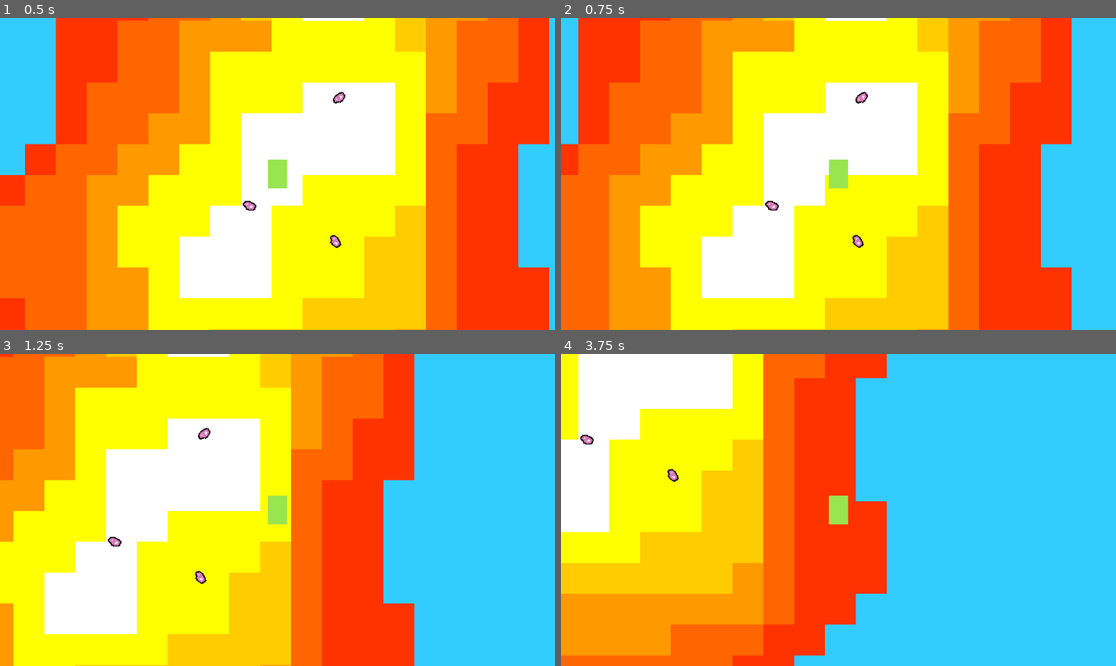
Above: before the commit, frames 1-4 (two rows, left to right).
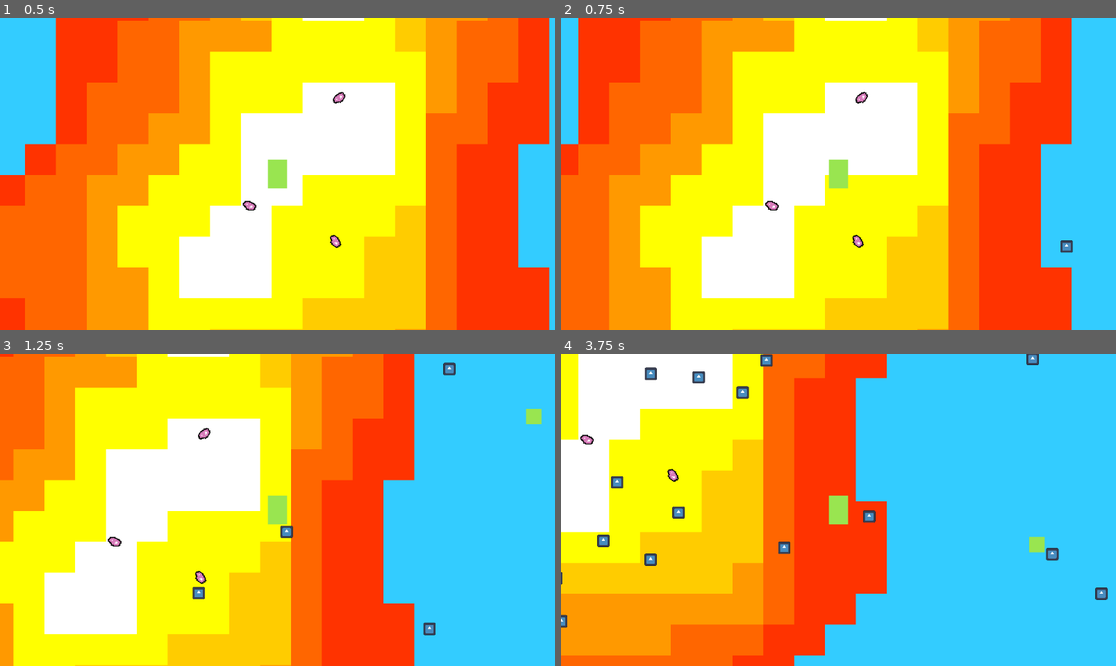
Above: after the commit, the same moments.

Repository: szeplakig/LD54
Game: Godot game, scene res://root.tscn
Same seed, same stepped clock (60 frames per second), same inputs: the game is played once before the commit and once after it. The engine's default icon, where the game draws it, is replaced by a stand-in: a white triangle on a blue panel in a dark square.
Inputs:
- Up to frame 1 (0.5 s): no input
- Up to frame 2 (0.75 s): tap Enter at 0.5 s; hold Right (ui_right) from 0.53 s (still down); hold Q (drop) from 0.53 s (still down)
- Up to frame 3 (1.25 s): keep holding Right (ui_right); keep holding Q (drop); tap E (interact) at 0.8 s
- Up to frame 4 (3.75 s): release Right (ui_right) at 1.28 s; release Q (drop) at 1.28 s; hold Down (ui_down) 1.28-2.03 s; tap E (interact) at 1.35, 2.3, 2.85 s; tap Q (drop) at 1.55, 3.05 s; hold Right (ui_right) 2.03-2.78 s; hold Q (drop) 2.03-2.78 s; hold Up (ui_up) 2.78-3.53 s; hold Left (ui_left) from 3.53 s (still down); hold Q (drop) from 3.53 s (still down)

Frame 1 is identical in both runs. In frame 2, less than 0.1% of the frame differs, in the area x 54-93%, y 23-76%; in frame 3, 0.5%; in frame 4, 1.4%, in the area x 0-99%, y 0-88%.

Commit message:
add pirate ship logic

Diff:
--- a/character/pirate/pirate_ship.tscn
+++ /dev/null
@@ -1,5 +0,0 @@
-[gd_scene format=3 uid="uid://dl7wf28hen4nq"]
-
-[node name="PirateShip" type="Node2D"]
-
-[node name="Sprite2D" type="Sprite2D" parent="."]
--- /dev/null
+++ b/character/pirate_ship/pirate_ship.gd
@@ -0,0 +1,54 @@
+extends Node2D
+
+enum TargettingStrategy {
+	direct_shot,
+	predictive_shot
+}
+
+enum ShootStrategy {
+	single,
+	spread,
+	around
+}
+
+@export var selected_targetting_strategy: TargettingStrategy = TargettingStrategy.direct_shot
+@export var selected_shoot_strategy: ShootStrategy = ShootStrategy.single
+@export var shooting_interval: float = 4
+@export var projectile_speed: float = 300
+@export var projectile_damage: float = 1
+
+
+@onready var projectile_scene: PackedScene = preload("res://object/projectile/projectile.tscn")
+@onready var target: CharacterBody2D = get_node("/root/root/Player")
+
+
+var last_shoot_time: float = randf_range(0, shooting_interval)
+
+func _process(delta):
+	last_shoot_time += delta
+	if last_shoot_time >= shooting_interval:
+		shoot()
+		last_shoot_time = 0
+
+func shoot():
+	var shoot_direction = Vector2.ZERO
+	shoot_direction = (target.global_position - global_position).normalized()
+
+	match selected_shoot_strategy:
+		ShootStrategy.single:
+			spawn_projectile(shoot_direction)
+		ShootStrategy.spread:
+			# Shooting 3 projectiles as an example
+			spawn_projectile(shoot_direction.rotated(deg_to_rad(-15)))
+			spawn_projectile(shoot_direction)
+			spawn_projectile(shoot_direction.rotated(deg_to_rad(15)))
+		ShootStrategy.around:
+			# Shooting projectiles in 360-degree spread
+			for i in range(8):  # Spawning 8 projectiles evenly spaced around the ship
+				spawn_projectile(shoot_direction.rotated(i * PI / 4 + last_shoot_time))
+
+func spawn_projectile(direction: Vector2):
+	var projectile: RigidBody2D = projectile_scene.instantiate()
+	get_parent().add_child(projectile)
+	projectile.global_position = global_position
+	projectile.linear_velocity = direction * projectile_speed
--- /dev/null
+++ b/character/pirate_ship/pirate_ship.tscn
@@ -0,0 +1,10 @@
+[gd_scene load_steps=3 format=3 uid="uid://dl7wf28hen4nq"]
+
+[ext_resource type="Texture2D" uid="uid://my0ywr5qepjc" path="res://graphics-test/player.png" id="1_nsoap"]
+[ext_resource type="Script" path="res://character/pirate_ship/pirate_ship.gd" id="1_oh40l"]
+
+[node name="PirateShip" type="Node2D"]
+script = ExtResource("1_oh40l")
+
+[node name="Sprite2D" type="Sprite2D" parent="."]
+texture = ExtResource("1_nsoap")
--- a/character/player/character_controller.gd
+++ b/character/player/character_controller.gd
@@ -10,10 +10,8 @@
 
 func _input(event: InputEvent):
 	if event.is_action_pressed("interact"):
-		print("Interact pressed")
-		interact()
+		interact(get_overlapping_item())
 	elif event.is_action_pressed("drop"):
-		print("Drop pressed")
 		drop()
 
 func _physics_process(delta):
@@ -31,8 +29,7 @@
 	motion = motion.normalized() * SPEED
 	move_and_collide(motion * delta)
 
-func interact():
-	var item = get_overlapping_item()
+func interact(item):
 	if item != null:
 		if currentItem == null:
 			pickup(item)
@@ -63,10 +60,18 @@
 			currentItem.global_position = itemGlobalPosition
 		currentItem = null
 
+func damage(amount):
+	print("damaged: ", amount)
 
 func _on_area_2d_area_entered(area):
-	if area is Node2D and area.get_parent().has_node("Interactable") and area != currentItem and (currentItem == null or area != currentItem.area):
-		overlapping_items.append(area.get_parent())
+	if not (area is Node2D):
+		return
+
+	if area.get_parent().has_node("Interactable"):
+		if area != currentItem and (currentItem == null or area != currentItem.area):
+			overlapping_items.append(area.get_parent())
+	elif area.get_parent().has_node("Projectile"):
+		pass
 
 
 func _on_area_2d_area_exited(area):
--- /dev/null
+++ b/object/projectile/projectile.gd
@@ -0,0 +1,8 @@
+extends RigidBody2D
+
+@export var stopped_speed: float = 3.0
+
+
+func _physics_process(delta):
+	if linear_velocity.length() < stopped_speed:
+		queue_free()
--- a/object/projectile/projectile.tscn
+++ b/object/projectile/projectile.tscn
@@ -1,8 +1,25 @@
-[gd_scene load_steps=2 format=3 uid="uid://c7dx0kfycuher"]
+[gd_scene load_steps=5 format=3 uid="uid://c7dx0kfycuher"]
+
+[ext_resource type="Script" path="res://object/projectile/projectile.gd" id="1_e1sxy"]
+[ext_resource type="Texture2D" uid="uid://cqsqhvlfmu0c1" path="res://icon.svg" id="1_om1jb"]
 
 [sub_resource type="CircleShape2D" id="CircleShape2D_dgq2m"]
 
-[node name="Projectile" type="RigidBody2D"]
+[sub_resource type="CircleShape2D" id="CircleShape2D_1o6d2"]
+
+[node name="CannonBall" type="RigidBody2D"]
+gravity_scale = 2.66454e-15
+script = ExtResource("1_e1sxy")
 
 [node name="CollisionShape2D" type="CollisionShape2D" parent="."]
 shape = SubResource("CircleShape2D_dgq2m")
+disabled = true
+
+[node name="Sprite2D" type="Sprite2D" parent="."]
+scale = Vector2(0.1, 0.1)
+texture = ExtResource("1_om1jb")
+
+[node name="Projectile" type="Area2D" parent="."]
+
+[node name="CollisionShape2D" type="CollisionShape2D" parent="Projectile"]
+shape = SubResource("CircleShape2D_1o6d2")
--- a/project.godot
+++ b/project.godot
@@ -10,7 +10,7 @@
 
 [application]
 
-config/name="LD54"
+config/name="High Tide Heist"
 run/main_scene="res://root.tscn"
 config/features=PackedStringArray("4.1", "GL Compatibility")
 config/icon="res://icon.svg"
--- a/root.tscn
+++ b/root.tscn
@@ -1,11 +1,12 @@
-[gd_scene load_steps=4 format=3 uid="uid://fo3ji2x5epm"]
+[gd_scene load_steps=5 format=3 uid="uid://fo3ji2x5epm"]
 
 [ext_resource type="PackedScene" uid="uid://p3qbpd3b3ftx" path="res://character/player/player.tscn" id="1_bg4ji"]
 [ext_resource type="PackedScene" uid="uid://beqv2hpgx88ef" path="res://tilemap/island.tscn" id="1_xth2g"]
 [ext_resource type="PackedScene" uid="uid://du0vakoic60ds" path="res://item/treasure/treasure_item.tscn" id="3_es02r"]
+[ext_resource type="PackedScene" uid="uid://dl7wf28hen4nq" path="res://character/pirate_ship/pirate_ship.tscn" id="4_hkiyx"]
 
 [node name="root" type="Node2D"]
-y_sort_enabled = true
+position = Vector2(249, -155)
 
 [node name="Player" parent="." instance=ExtResource("1_bg4ji")]
 z_index = 2
@@ -15,17 +16,79 @@
 [node name="Island" parent="." instance=ExtResource("1_xth2g")]
 position = Vector2(1, 1)
 scale = Vector2(2, 2)
+layer_0/name = "tiles"
+layer_1/name = "planks"
+layer_1/enabled = true
+layer_1/modulate = Color(1, 1, 1, 1)
+layer_1/y_sort_enabled = false
+layer_1/y_sort_origin = 0
+layer_1/z_index = 1
+layer_1/tile_data = PackedInt32Array()
 
 [node name="TreasureItem" parent="." instance=ExtResource("3_es02r")]
 z_index = 9
+y_sort_enabled = true
 position = Vector2(-22, 33)
 
 [node name="TreasureItem2" parent="." instance=ExtResource("3_es02r")]
 z_index = 9
+y_sort_enabled = true
 position = Vector2(67, 70)
 rotation = 0.592451
 
 [node name="TreasureItem3" parent="." instance=ExtResource("3_es02r")]
 z_index = 9
+y_sort_enabled = true
 position = Vector2(71, -79)
 rotation = -1.06592
+
+[node name="PirateShip" parent="." instance=ExtResource("4_hkiyx")]
+position = Vector2(-432, 330)
+
+[node name="PirateShip2" parent="." instance=ExtResource("4_hkiyx")]
+position = Vector2(-443, 109)
+selected_targetting_strategy = 1
+
+[node name="PirateShip3" parent="." instance=ExtResource("4_hkiyx")]
+position = Vector2(-401, -112)
+selected_shoot_strategy = 1
+
+[node name="PirateShip4" parent="." instance=ExtResource("4_hkiyx")]
+position = Vector2(-331, -252)
+selected_shoot_strategy = 2
+
+[node name="PirateShip5" parent="." instance=ExtResource("4_hkiyx")]
+position = Vector2(-218, -475)
+selected_shoot_strategy = 2
+
+[node name="PirateShip6" parent="." instance=ExtResource("4_hkiyx")]
+position = Vector2(61, -495)
+selected_shoot_strategy = 2
+
+[node name="PirateShip7" parent="." instance=ExtResource("4_hkiyx")]
+position = Vector2(394, -379)
+selected_shoot_strategy = 2
+
+[node name="PirateShip8" parent="." instance=ExtResource("4_hkiyx")]
+position = Vector2(413, -97)
+selected_shoot_strategy = 2
+
+[node name="PirateShip9" parent="." instance=ExtResource("4_hkiyx")]
+position = Vector2(445, 142)
+selected_shoot_strategy = 2
+
+[node name="PirateShip10" parent="." instance=ExtResource("4_hkiyx")]
+position = Vector2(332, 330)
+selected_shoot_strategy = 2
+
+[node name="PirateShip11" parent="." instance=ExtResource("4_hkiyx")]
+position = Vector2(140, 394)
+selected_shoot_strategy = 2
+
+[node name="PirateShip12" parent="." instance=ExtResource("4_hkiyx")]
+position = Vector2(-91, 409)
+selected_shoot_strategy = 2
+
+[node name="PirateShip13" parent="." instance=ExtResource("4_hkiyx")]
+position = Vector2(-271, 388)
+selected_shoot_strategy = 2
